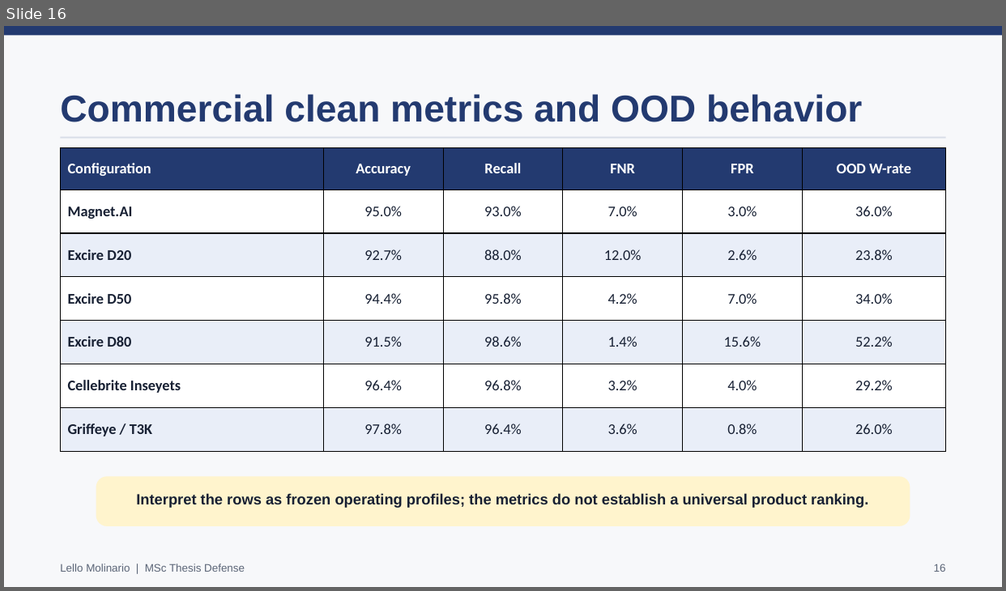
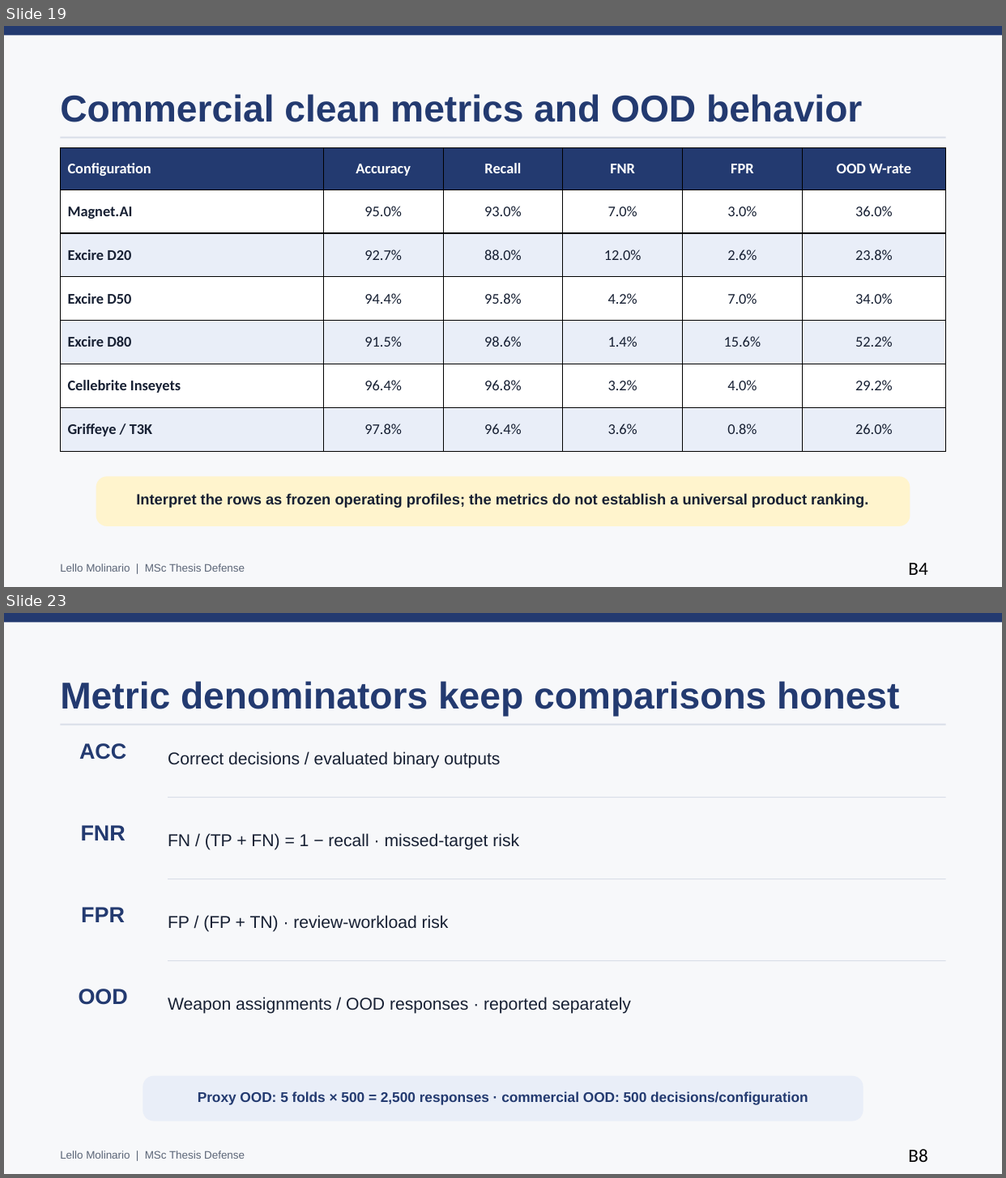
Before and after one commit to lmolinario/msc-thesis-ai-robustness-in-digital-forensics, a slide deck: docs/presentation/Molinario_Thesis_Defense_2026.pptx. Shown one above the other, each under a label of ours: slide 16 before the commit, slides 19 and 23 after it; the slides between them are not shown. The pictures are 1006x591 and 1006x1178 pixels, drawn with LibreOffice and Linux fonts; fonts in the diff are those of the drawing. Boxes give left, top, right and bottom in pixels: in the first picture for what was removed or moved away, otherwise in the second. Text is boxed around its words. In the diff, an @@ line names an element or a change of style, - is before the commit and + after.

```diff
--- a/docs/presentation/Molinario_Thesis_Defense_2026.pptx
+++ b/docs/presentation/Molinario_Thesis_Defense_2026.pptx
@@ slide 23 added at <box>4,613,1002,1174</box>, background #F7F8FA @@
@@ rectangle added at <box>4,613,1002,622</box>, fill #233A70 @@
@@ text added at <box>60,681,899,717</box>, 36 pt, text #233A70, bold @@
+Metric denominators keep comparisons honest
@@ rectangle added at <box>60,724,946,726</box>, fill #D9DEE8 @@
@@ text added at <box>79,743,126,760</box>, 21 pt, text #233A70, bold @@
+ACC
@@ text added at <box>168,752,500,769</box>, 16.5 pt, text #172033 @@
+Correct decisions / evaluated binary outputs
@@ rectangle added at <box>168,797,947,798</box>, fill #D9DEE8 @@
@@ text added at <box>81,825,126,841</box>, 21 pt, text #233A70, bold @@
+FNR
@@ text added at <box>168,833,519,850</box>, 16.5 pt, text #172033 @@
+FN / (TP + FN) = 1 − recall · missed-target risk
@@ rectangle added at <box>168,879,947,879</box>, fill #D9DEE8 @@
@@ text added at <box>81,907,125,922</box>, 21 pt, text #233A70, bold @@
+FPR
@@ text added at <box>168,915,449,932</box>, 16.5 pt, text #172033 @@
+FP / (FP + TN) · review-workload risk
@@ rectangle added at <box>168,961,947,962</box>, fill #D9DEE8 @@
@@ text added at <box>79,989,128,1005</box>, 21 pt, text #233A70, bold @@
+OOD
@@ text added at <box>168,997,631,1014</box>, 16.5 pt, text #172033 @@
+Weapon assignments / OOD responses · reported separately
@@ rounded rectangle added at <box>143,1076,863,1122</box>, fill #E9EEF8 @@
@@ text added at <box>198,1092,808,1105</box>, 13.5 pt, text #233A70, bold @@
+Proxy OOD: 5 folds × 500 = 2,500 responses · commercial OOD: 500 decisions/configuration
@@ text added at <box>60,1151,245,1159</box>, 10.5 pt, text #5B6577 @@
+Lello Molinario | MSc Thesis Defense
@@ text added at <box>908,1149,927,1162</box>, 18 pt, text #000000 @@
+B8
@@ what was slide 16 is now slide 19 @@
@@ slide 19 changed as well @@
@@ text at <box>908,563,927,575</box>: text changed; size 10.5 to 18 pt; font Arial to Calibri; text colour #5B6577 to #000000 @@
-16
+B4
```
Also in this commit, not shown: 17 other slides changed, 5 other slides added, 8 other files.
